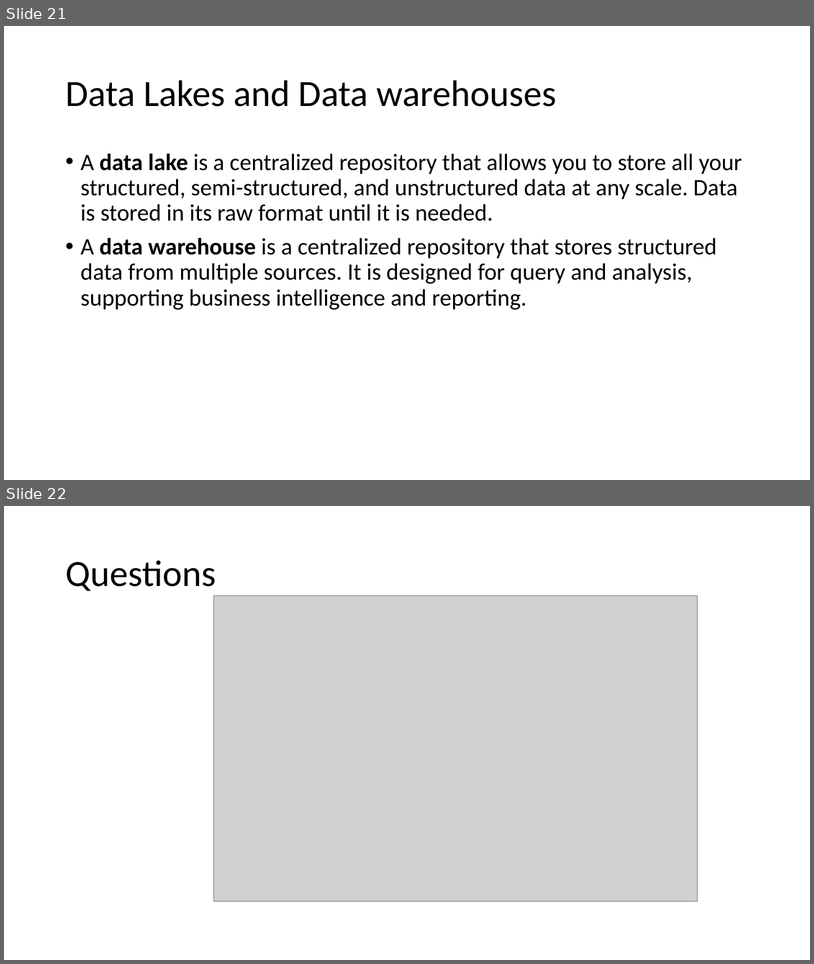
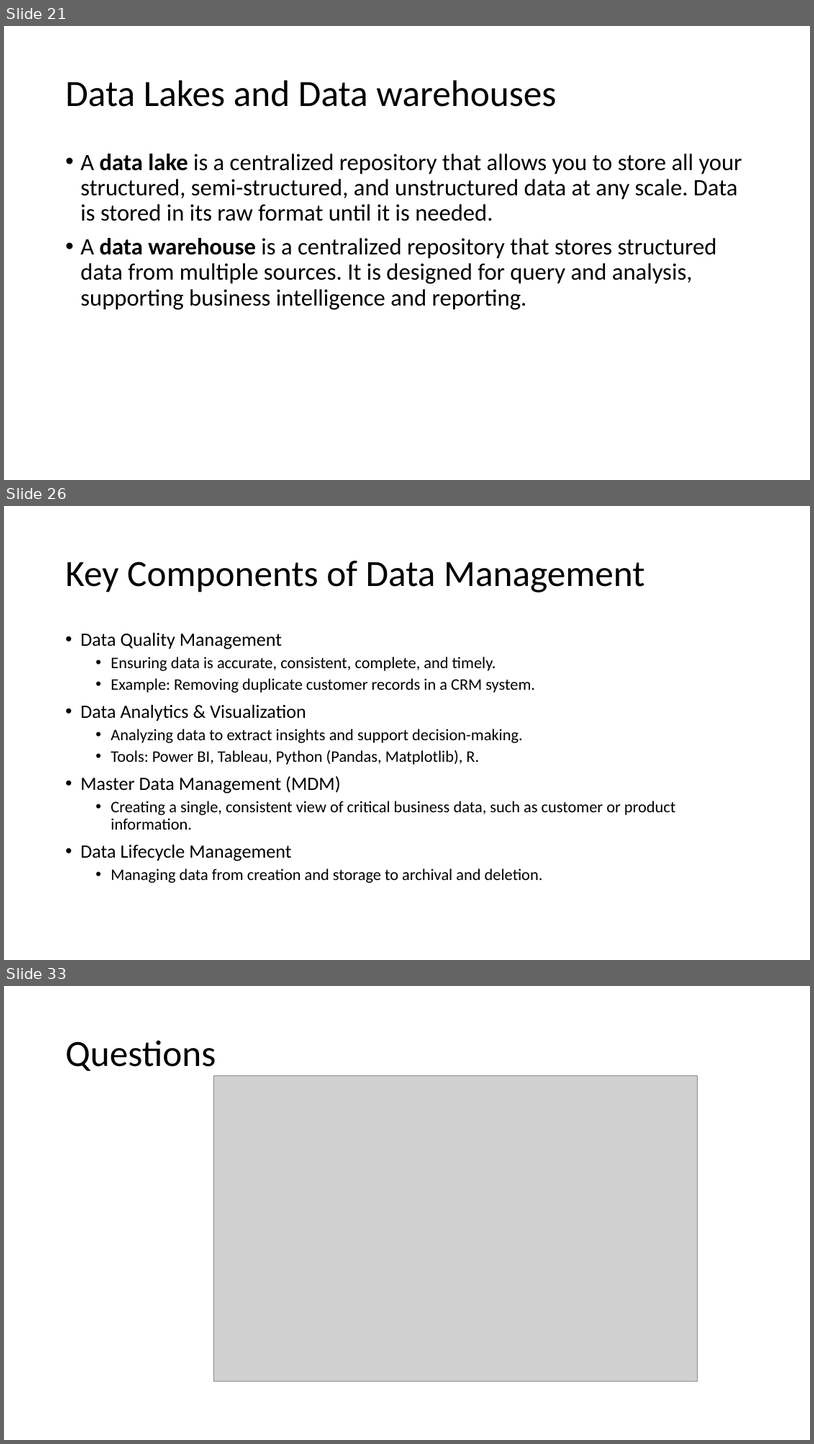
Before and after one commit to motazsaad/Exploratory-Analysis-of-Big-Data, a slide deck: materials/PPT slides/05 Exploratory analysis of Big Data and Cloud - Big Data.pptx. Shown one above the other, each under a label of ours: slides 21 and 22 before the commit, slides 21, 26 and 33 after it; the slides between them are not shown. The pictures are 814x964 and 814x1444 pixels, drawn with LibreOffice and Linux fonts; fonts in the diff are those of the drawing; grey boxes stand for pictures. Boxes give left, top, right and bottom in pixels: in the first picture for what was removed or moved away, otherwise in the second. Text is boxed around its words. In the diff, an @@ line names an element or a change of style, - is before the commit and + after.

```diff
--- a/materials/PPT slides/05 Exploratory analysis of Big Data and Cloud - Big Data.pptx
+++ b/materials/PPT slides/05 Exploratory analysis of Big Data and Cloud - Big Data.pptx
@@ slide 26 added at <box>4,506,810,960</box>, background #FFFFFF @@
@@ title added at <box>65,560,645,592</box>, 44 pt, text #000000 @@
+Key Components of Data Management
@@ text added at <box>80,633,676,883</box>, 19.2 pt, text #000000 @@
+• Data Quality Management
+  • Ensuring data is accurate, consistent, complete, and timely.
+  • Example: Removing duplicate customer records in a CRM system.
+• Data Analytics & Visualization
+  • Analyzing data to extract insights and support decision-making.
+  • Tools: Power BI, Tableau, Python (Pandas, Matplotlib), R.
+• Master Data Management (MDM)
+  • Creating a single, consistent view of critical business data, such as customer or product information.
+• Data Lifecycle Management
+  • Managing data from creation and storage to archival and deletion.
@@ what was slide 22 is now slide 33 @@
```
Also in this commit, not shown: 10 other slides added, 1 other file.
